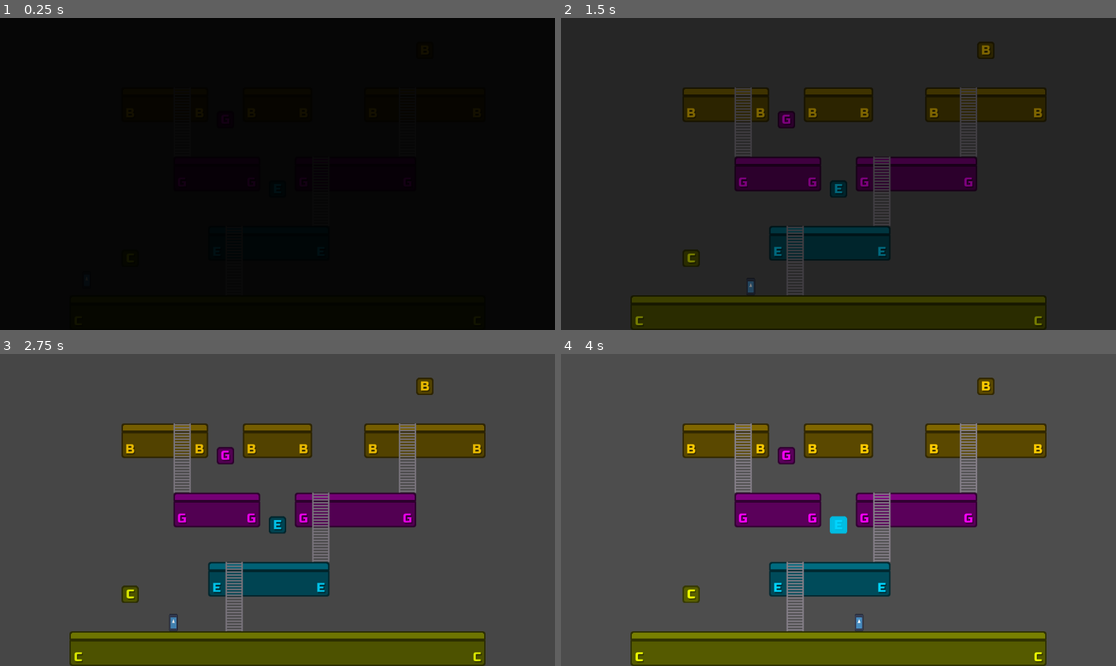
Above: before the commit, frames 1-4 (two rows, left to right).
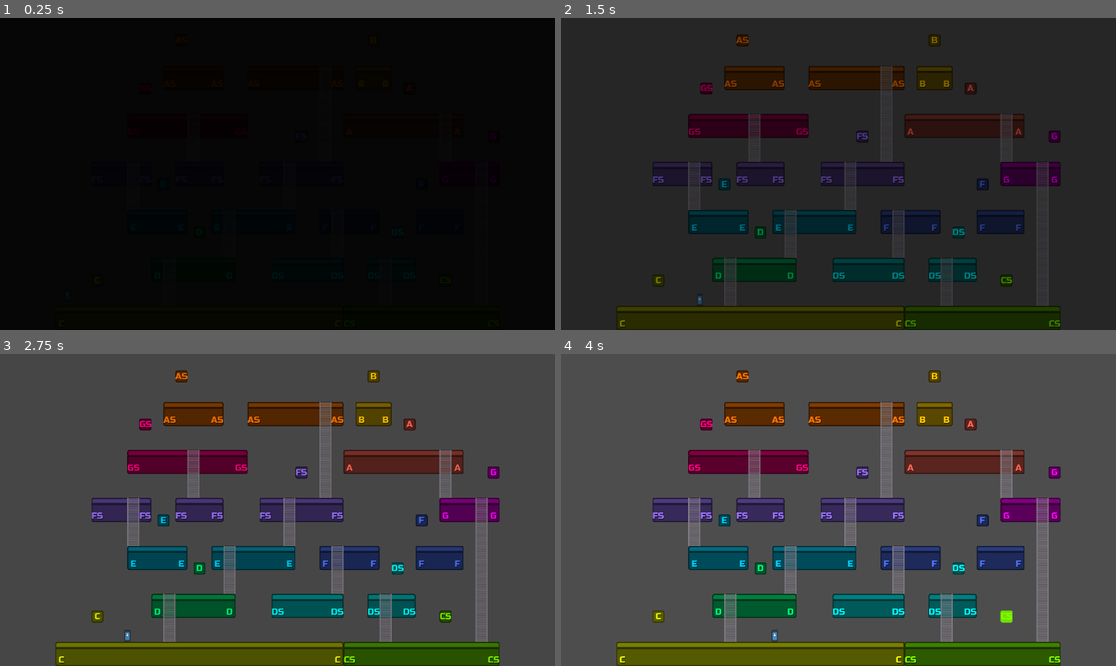
Above: after the commit, the same moments.

Repository: nicom7/game-off-2023
Game: Godot game, scene res://levels/world_a.tscn
The game is run twice, just before and just after one commit, with the same random seed, the same clock (stepped at 60 frames per second) and the same inputs. This scene is started directly instead of the project's main scene. The engine's default icon, where the game draws it, is replaced by a stand-in: a white triangle on a blue panel in a dark square.
Inputs:
- Up to frame 1 (0.25 s): no input
- Up to frame 2 (1.5 s): tap Enter at 0.5 s; hold Right (ui_right) from 0.53 s (still down)
- Up to frame 3 (2.75 s): release Right (ui_right) at 2.03 s; hold Left (ui_left) from 2.03 s (still down)
- Up to frame 4 (4 s): release Left (ui_left) at 2.78 s; hold Right (ui_right) from 2.78 s (still down)

The runs differ from the first frame. In frame 2, 26% of the frame differs, in the area x 10-90%, y 5-100%; in frame 3, 34%; in frame 4, 34%, in the area x 10-91%, y 5-100%.
Error after the commit: Out of bounds get index '0' (on base: 'Array[InputEvent]') (res://utils/globals.gd:44)

Commit message:
Add tone labels array
- Crash when loading project, try to convert the config scene to a resource that is loaded by the `globals.gd` script

Diff:
--- a/levels/world_a.tscn
+++ b/levels/world_a.tscn
@@ -410,6 +410,8 @@
 
 [node name="RandomLevelGenerator" type="Node" parent="." index="10"]
 script = ExtResource("5_0k853")
+note_count_min = 12
+note_count_max = 12
 
 [editable path="Environment/Stages/Stage0/PlatformSet"]
 [editable path="Environment/Stages/Stage0/PlatformSet2"]
--- a/project.godot
+++ b/project.godot
@@ -75,37 +75,37 @@
 "events": [Object(InputEventKey,"resource_local_to_scene":false,"resource_name":"","device":-1,"window_id":0,"alt_pressed":false,"shift_pressed":false,"ctrl_pressed":false,"meta_pressed":false,"pressed":false,"keycode":0,"physical_keycode":89,"key_label":0,"unicode":121,"echo":false,"script":null)
 ]
 }
-AS_note={
+"A♯_note"={
 "deadzone": 0.5,
 "events": [Object(InputEventKey,"resource_local_to_scene":false,"resource_name":"","device":-1,"window_id":0,"alt_pressed":false,"shift_pressed":false,"ctrl_pressed":false,"meta_pressed":false,"pressed":false,"keycode":0,"physical_keycode":56,"key_label":0,"unicode":56,"echo":false,"script":null)
 ]
 }
-BS_note={
+"B♯_note"={
 "deadzone": 0.5,
 "events": []
 }
-CS_note={
+"C♯_note"={
 "deadzone": 0.5,
 "events": [Object(InputEventKey,"resource_local_to_scene":false,"resource_name":"","device":-1,"window_id":0,"alt_pressed":false,"shift_pressed":false,"ctrl_pressed":false,"meta_pressed":false,"pressed":false,"keycode":0,"physical_keycode":51,"key_label":0,"unicode":51,"echo":false,"script":null)
 , Object(InputEventKey,"resource_local_to_scene":false,"resource_name":"","device":-1,"window_id":0,"alt_pressed":false,"shift_pressed":false,"ctrl_pressed":false,"meta_pressed":false,"pressed":false,"keycode":0,"physical_keycode":48,"key_label":0,"unicode":48,"echo":false,"script":null)
 ]
 }
-DS_note={
+"D♯_note"={
 "deadzone": 0.5,
 "events": [Object(InputEventKey,"resource_local_to_scene":false,"resource_name":"","device":-1,"window_id":0,"alt_pressed":false,"shift_pressed":false,"ctrl_pressed":false,"meta_pressed":false,"pressed":false,"keycode":0,"physical_keycode":45,"key_label":0,"unicode":45,"echo":false,"script":null)
 , Object(InputEventKey,"resource_local_to_scene":false,"resource_name":"","device":-1,"window_id":0,"alt_pressed":false,"shift_pressed":false,"ctrl_pressed":false,"meta_pressed":false,"pressed":false,"keycode":0,"physical_keycode":52,"key_label":0,"unicode":52,"echo":false,"script":null)
 ]
 }
-ES_note={
+"E♯_note"={
 "deadzone": 0.5,
 "events": []
 }
-FS_note={
+"F♯_note"={
 "deadzone": 0.5,
 "events": [Object(InputEventKey,"resource_local_to_scene":false,"resource_name":"","device":-1,"window_id":0,"alt_pressed":false,"shift_pressed":false,"ctrl_pressed":false,"meta_pressed":false,"pressed":false,"keycode":0,"physical_keycode":54,"key_label":0,"unicode":54,"echo":false,"script":null)
 ]
 }
-GS_note={
+"G♯_note"={
 "deadzone": 0.5,
 "events": [Object(InputEventKey,"resource_local_to_scene":false,"resource_name":"","device":-1,"window_id":0,"alt_pressed":false,"shift_pressed":false,"ctrl_pressed":false,"meta_pressed":false,"pressed":false,"keycode":0,"physical_keycode":55,"key_label":0,"unicode":55,"echo":false,"script":null)
 ]
--- a/utils/config.gd
+++ b/utils/config.gd
@@ -29,3 +29,18 @@
 	Color(0.5, 0, 1),	# F#	270
 	Color(1, 0, 0.5),	# G#	330
 ]
+
+@export var tone_labels: PackedStringArray = [
+	"A",
+	"B",
+	"C",
+	"D",
+	"E",
+	"F",
+	"G",
+	"A♯",
+	"C♯",
+	"D♯",
+	"F♯",
+	"G♯",
+]
